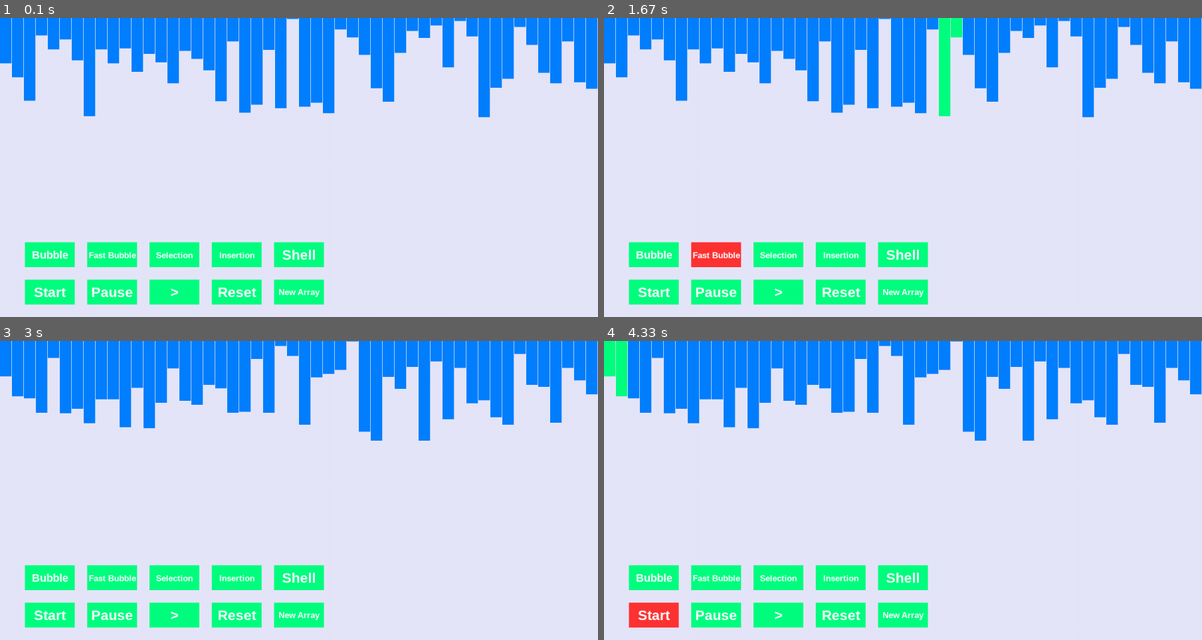
Above: before the commit, frames 1-4 (two rows, left to right).
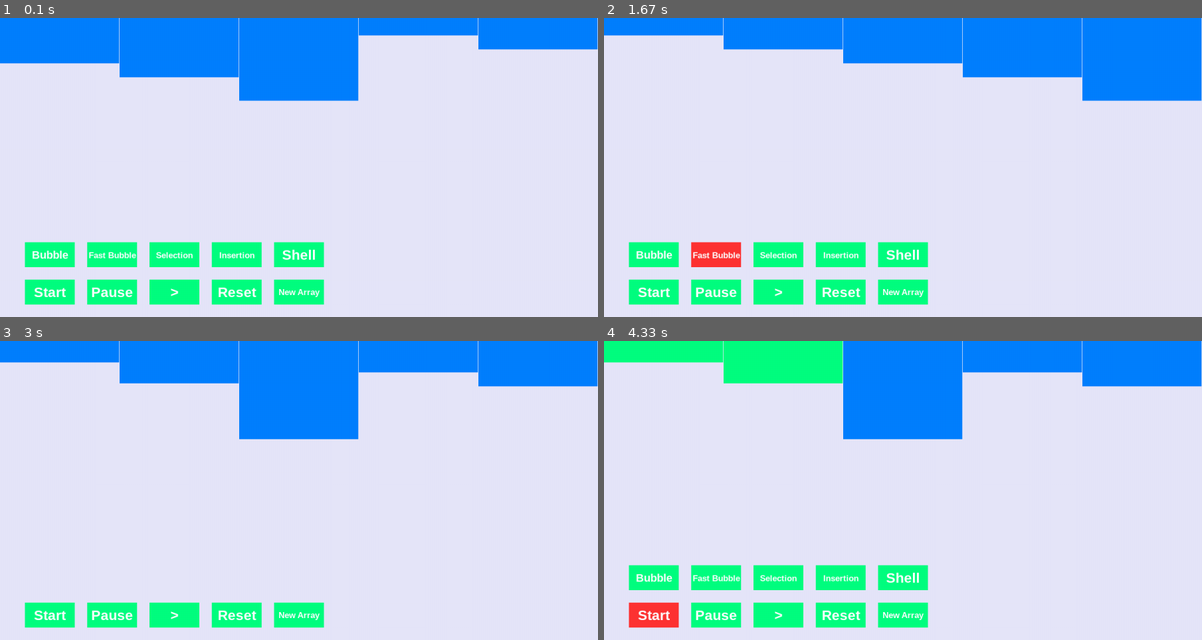
Above: after the commit, the same moments.

Repository: ColeB2/PygameSortingVis
Game: pygame game, started from main.py
Two runs of this game, one before a commit and one after it. Both use one fixed random seed, a clock stepped at 60 frames per second and the inputs below.
Inputs (mouse positions are in pixels of both pictures, inside the frame that each line leads up to):
- Up to frame 1 (0.1 s): no input
- Up to frame 2 (1.67 s): click "Reset" at 0.38 s; click "Start" at 0.77 s; click (926, 203) at 1.05 s; click "Fast Bubble" at 1.38 s
- Up to frame 3 (3 s): click (454, 379) at 1.72 s; click "New Array" at 2.62 s; click (251, 472) at 2.95 s
- Up to frame 4 (4.33 s): click "Start" at 3.97 s; move the mouse to (1040, 490) at 4.27 s

The runs differ from the first frame. In frame 1, 8.9% of the frame differs, in the area x 1-100%, y 0-34%; in frame 2, 11%; in frame 3, 16%; in frame 4, 16%, in the area x 0-100%, y 0-34%.

Commit message:
added a complete state, so user has control after algo finishes.

Diff:
--- a/algorithms/algorithms.py
+++ b/algorithms/algorithms.py
@@ -17,6 +17,7 @@
                 yield None, None, j, j+1, ('bubble', pass_num+1)
                 array[j], array[j+1] = array[j+1], array[j]
                 yield None, None, j, j+1, ('bubble', pass_num+1)
+    yield 'Complete'
 
 
 def fast_bubble_sort(array):
@@ -36,7 +37,10 @@
 
 
         if swap == False:
-            raise StopIteration()
+            break
+    yield 'Complete'
+            #raise StopIteration()
+
 
 
 """Selection Sort"""
@@ -59,6 +63,7 @@
         array[position_max]) = (array[position_max],
         array[fill_slot])
         yield None, None, fill_slot, position_max, ('bubble', fill_slot+1)
+    yield 'Complete'
 
 
 """Insertion Sort"""
@@ -85,6 +90,7 @@
             j-=1
         array[j+1] = item
         yield None, None, None, None, ('insert', i)
+    yield 'Complete'
 
 
 """Shell Sort"""
@@ -120,6 +126,7 @@
         gap //= 2
 
     yield None, None, None, None, ('shell', -1, -1)
+    yield 'Complete'
 
 
 '''Heap Sort'''
--- a/visualizer/visualizer.py
+++ b/visualizer/visualizer.py
@@ -30,6 +30,10 @@
 - Reset Button
 - New Array button
 - Rewind button?
+
+Known Bugs:
+Program hangs/freezes/crashses if you hit start on an already complete array,
+without first resetting.
 """
 """Pygame code to set up screen"""
 pygame.init()
@@ -41,7 +45,7 @@
 class SortingVisualizer:
 
     def __init__(self):
-        self.num_lines = 50
+        self.num_lines = 5
         self.speed = 0
         self.line_array = []
         self.line_array_c = []
@@ -95,7 +99,10 @@
             self.generator = algo(self.line_array)
         while self.run_algo:
             for line_info in self.generator:
-                if self.run_algo:
+                if line_info == 'Complete':
+                    self.run_algo = False
+                    self.update_lines(line_info=(None, None,None, None))
+                elif self.run_algo:
                     self.update_lines(line_info)
                 else:
                     self.gen_last = line_info
